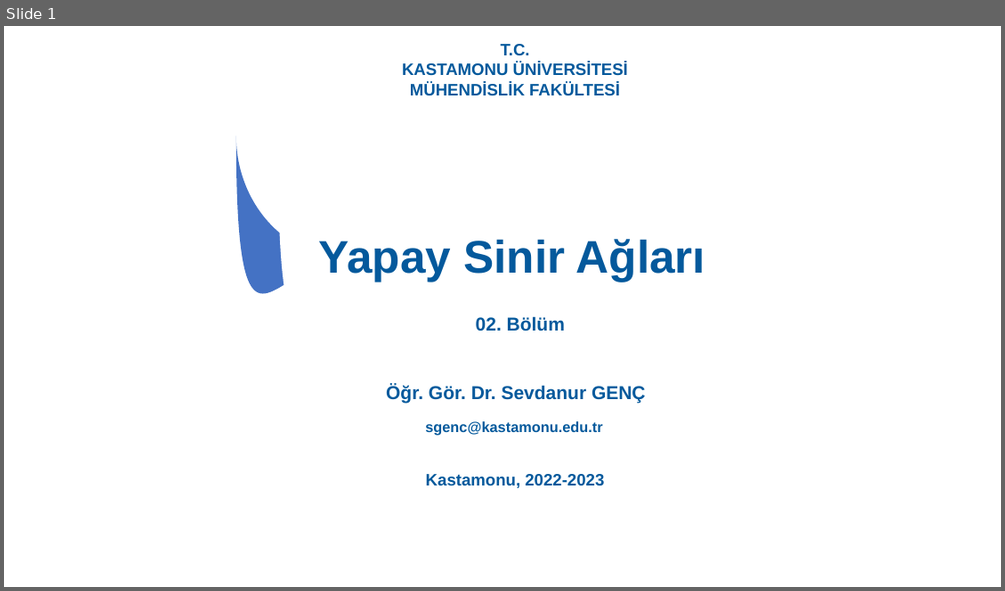
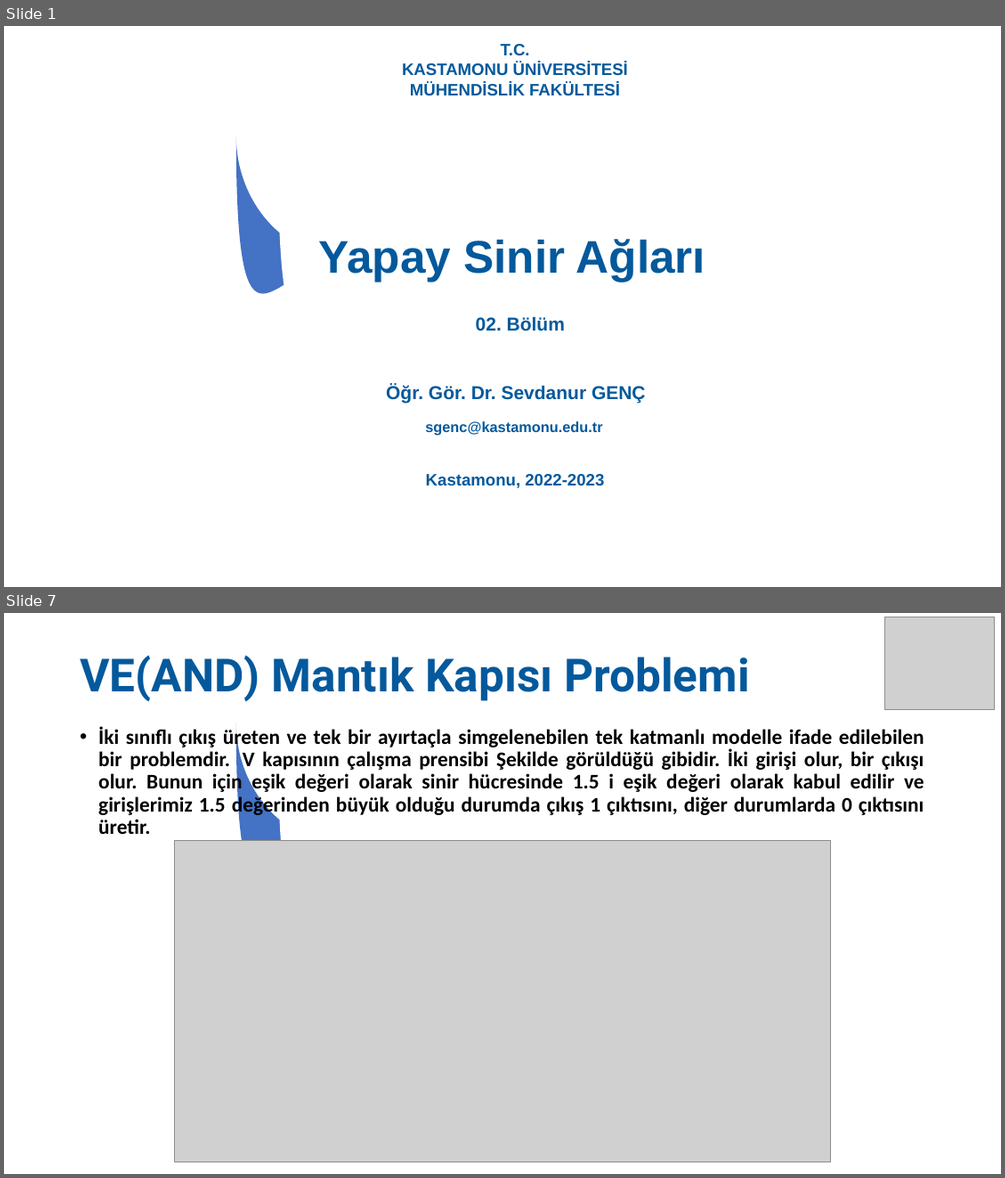
Before and after one commit to SevdanurGENC/Artificial-Neural-Networks-Lecture-Notes, a slide deck: Notes/02. Bolum - Yapay Sinir Aglari.ppt. Shown one above the other, each under a label of ours: slide 1 before the commit, slides 1 and 7 after it; the slides between them are not shown. The pictures are 1005x591 and 1005x1178 pixels, drawn with LibreOffice and Linux fonts; fonts in the diff are those of the drawing; grey boxes stand for pictures. Boxes give left, top, right and bottom in pixels: in the first picture for what was removed or moved away, otherwise in the second. Text is boxed around its words. In the diff, an @@ line names an element or a change of style, - is before the commit and + after.

```diff
--- a/Notes/02. Bolum - Yapay Sinir Aglari.ppt
+++ b/Notes/02. Bolum - Yapay Sinir Aglari.ppt
@@ slide 7 added at (4, 613, 1001, 1174), background #FFFFFF; not listed: 4 template elements that a slide beside it also shows @@
@@ picture added at (884, 617, 994, 709) @@
@@ title added at (80, 655, 750, 702), 44 pt, text #04599C, bold @@
+VE(AND) Mantık Kapısı Problemi
@@ text added at (98, 726, 924, 834), 20 pt, text #000000, bold @@
+• İki sınıflı çıkış üreten ve tek bir ayırtaçla simgelenebilen tek katmanlı modelle ifade edilebilen bir problemdir. V kapısının çalışma prensibi Şekilde görüldüğü gibidir. İki girişi olur, bir çıkışı olur. Bunun için eşik değeri olarak sinir hücresinde 1.5 i eşik değeri olarak kabul edilir ve girişlerimiz 1.5 değerinden büyük olduğu durumda çıkış 1 çıktısını, diğer durumlarda 0 çıktısını üretir.
@@ picture added at (174, 840, 830, 1161) @@
```
Also in this commit, not shown: 25 slides changed, 12 other slides added.
